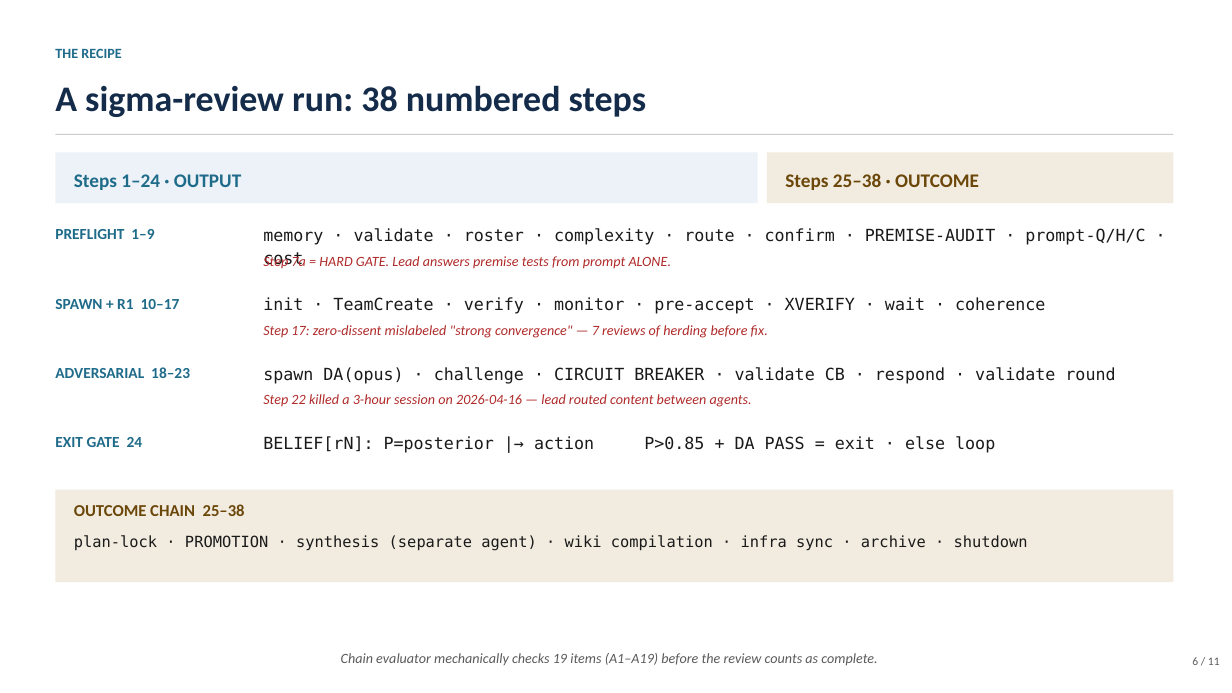
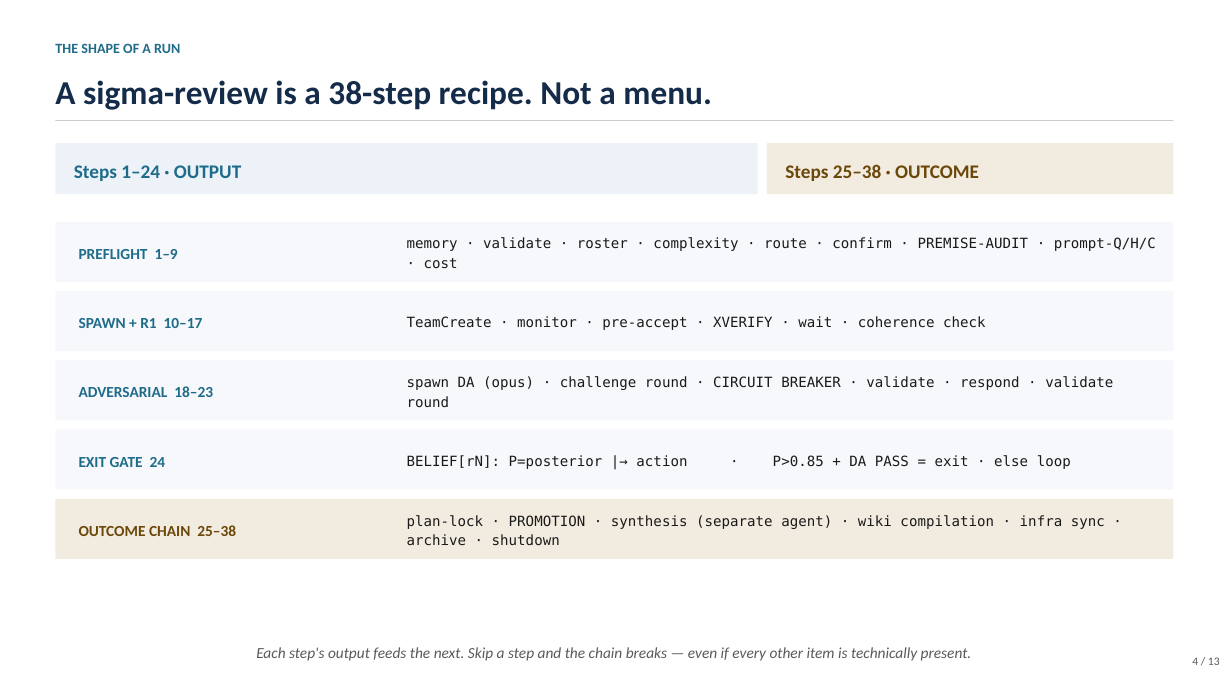
Before and after one commit to coloradored13/sigma-system-overview, a slide deck: slide 4 of sigma-system-demo.pptx (slide 6 before the commit). Drawn at 1232x693 pixels with LibreOffice and Linux fonts; fonts in the diff are those of the drawing. Boxes give left, top, right and bottom in pixels: in the first picture for what was removed or moved away, otherwise in the second. Text is boxed around its words. In the diff, an @@ line names an element or a change of style, - is before the commit and + after.

```diff
--- a/sigma-system-demo.pptx
+++ b/sigma-system-demo.pptx
@@ text at box(55, 43, 180, 53): text changed @@
-THE RECIPE
+THE SHAPE OF A RUN
@@ text at box(55, 80, 712, 110): text changed; size 28 to 26 pt @@
-A sigma-review run: 38 numbered steps
+A sigma-review is a 38-step recipe. Not a menu.
@@ rectangle: place and size @@
-rectangle at box(55, 134, 1174, 135)
+rectangle at box(55, 120, 1174, 121)
@@ 2 texts, 2 rectangles: place and size @@
-2 texts, 2 rectangles at box(55, 152, 1174, 203)
+2 texts, 2 rectangles at box(55, 143, 1174, 194)
@@ rectangle added at box(55, 222, 1174, 282), fill #F6F8FB @@
@@ text "PREFLIGHT 1–9": place and size @@
-text "PREFLIGHT 1–9" at box(55, 229, 154, 239)
+text "PREFLIGHT 1–9" at box(79, 249, 178, 259)
@@ text "memory · validate · roster ...": place and size @@
-text "memory · validate · roster ..." at box(263, 228, 1145, 268)
+text "memory · validate · roster ..." at box(407, 237, 1156, 268)
@@ text "memory · validate · roster ..." at box(407, 237, 1156, 268): size 13 to 11 pt; vertical alignment top to middle @@
@@ text removed at box(263, 254, 672, 269) @@
-Step 7a = HARD GATE. Lead answers premise tests from prompt ALONE.
@@ rectangle added at box(55, 291, 1174, 351), fill #F6F8FB @@
@@ text "SPAWN + R1 10–17": place and size @@
-text "SPAWN + R1 10–17" at box(55, 299, 180, 309)
+text "SPAWN + R1 10–17" at box(79, 318, 203, 328)
@@ vertical alignment top to middle in 7 elements at box(407, 455, 1071, 469), box(79, 249, 178, 259), box(79, 318, 203, 328), box(79, 386, 213, 397), box(79, 457, 166, 467), box(407, 376, 1113, 407), box(407, 316, 986, 330) @@
@@ text removed at box(263, 325, 768, 338) @@
-Step 17: zero-dissent mislabeled "strong convergence" — 7 reviews of herding before fix.
@@ text at box(407, 316, 986, 330): text changed; size 13 to 11 pt @@
-init · TeamCreate · verify · monitor · pre-accept · XVERIFY · wait · coherence
+TeamCreate · monitor · pre-accept · XVERIFY · wait · coherence check
@@ rectangle added at box(55, 360, 1174, 421), fill #F6F8FB @@
@@ text "ADVERSARIAL 18–23": place and size @@
-text "ADVERSARIAL 18–23" at box(55, 367, 190, 378)
+text "ADVERSARIAL 18–23" at box(79, 386, 213, 397)
@@ text at box(407, 376, 1113, 407): text changed; size 13 to 11 pt @@
-spawn DA(opus) · challenge · CIRCUIT BREAKER · validate CB · respond · validate round
+spawn DA (opus) · challenge round · CIRCUIT BREAKER · validate · respond · validate round
@@ text removed at box(263, 394, 752, 407) @@
-Step 22 killed a 3-hour session on 2026-04-16 — lead routed content between agents.
@@ rectangle added at box(55, 430, 1174, 490), fill #F6F8FB @@
@@ text "EXIT GATE 24": place and size @@
-text "EXIT GATE 24" at box(55, 437, 143, 447)
+text "EXIT GATE 24" at box(79, 457, 166, 467)
@@ text at box(407, 455, 1071, 469): text changed; size 13 to 11 pt @@
-BELIEF[rN]: P=posterior |→ action P>0.85 + DA PASS = exit · else loop
+BELIEF[rN]: P=posterior |→ action · P>0.85 + DA PASS = exit · else loop
@@ rectangle: place and size @@
-rectangle at box(55, 490, 1174, 582)
+rectangle at box(55, 499, 1174, 559)
@@ text "OUTCOME CHAIN 25–38": place and size @@
-text "OUTCOME CHAIN 25–38" at box(74, 504, 245, 516)
+text "OUTCOME CHAIN 25–38" at box(79, 525, 236, 536)
@@ text "OUTCOME CHAIN 25–38" at box(79, 525, 236, 536): size 13 to 12 pt; vertical alignment top to middle @@
@@ text "plan-lock · PROMOTION · synthesis ...": place and size @@
-text "plan-lock · PROMOTION · synthesis ..." at box(74, 535, 1028, 551)
+text "plan-lock · PROMOTION · synthesis ..." at box(407, 515, 1105, 545)
@@ text "plan-lock · PROMOTION · synthesis ..." at box(407, 515, 1105, 545): size 12 to 11 pt; line spacing 1.3 to 1.15; vertical alignment top to middle @@
@@ text added at box(256, 647, 972, 661), 12 pt, text #5A5A5A, italic @@
+Each step's output feeds the next. Skip a step and the chain breaks — even if every other item is technically present.
@@ text removed at box(341, 653, 877, 666) @@
-Chain evaluator mechanically checks 19 items (A1–A19) before the review counts as complete.
@@ text at box(1192, 657, 1220, 665): text changed @@
-6 / 11
+4 / 13
```
Also in this commit, not shown: 4 other slides changed, 8 slides added, 6 slides removed.
